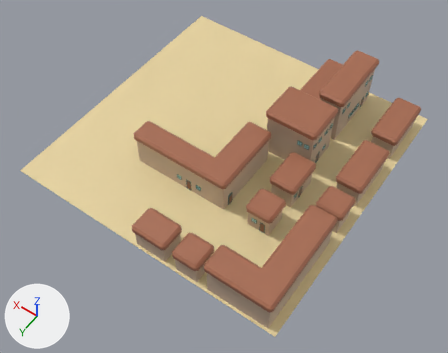
Before and after pictures for a commit that changed the glTF model Objects/Level_1/Level_1.gltf.
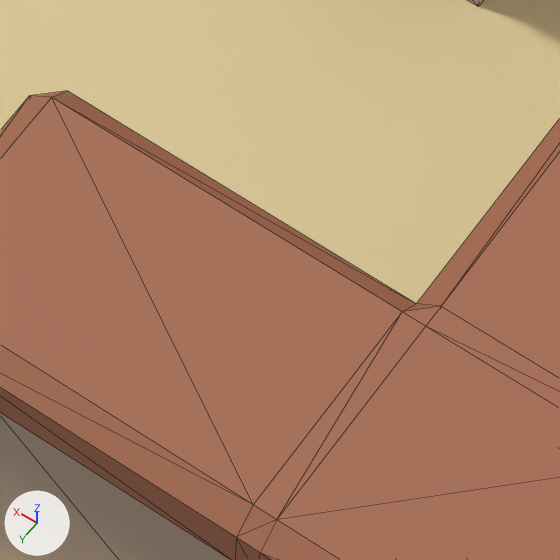
The first picture shows the older version from a camera (50 mm lens) standing at (-19.0, 83.0, 84.5) and looking at (19.7, 28.8, -0.6). The close-ups show both versions on the part from 48% to 62% of the width and 67% to 84% of the height of that picture; other places that the commit changed are outside them. The axes (+X, +Y, +Z) are drawn at lower left. The lights are the same throughout. The close-ups show mesh edges as thin lines. Where no turn or scale is listed for an object, it has been applied to the vertices.

Script lines for the objects in view, before the commit:
```python
me_base_002 = bpy.data.meshes.new('Base.002')
me_base_002.from_pydata(...)  # a box spanning x -1.0..0.46, y -1.0..1.0, z 0.0..3.4
me_base_002.materials.append(mat_wallmat)  # beige #cab19b
me_cube = bpy.data.meshes.new('Cube')
me_cube.from_pydata(...)  # 8 vertices, 12 faces; spans x -26.3..26.3, y -26.3..26.3, z -0.1..0.1
me_cube.materials.append(mat_floormaterial)  # beige #e7d39f
me_roof_004 = bpy.data.meshes.new('Roof.004')
me_roof_004.from_pydata(...)  # 54 vertices, 112 faces; spans x -2.4..9.4, y -5.2..13.5, z -0.4..0.8
me_roof_004.materials.append(mat_roofmat)  # brown #a76b50
ob_base_005 = bpy.data.objects.new('Base.005', me_base_002)
ob_base_005.location = (6.77, 46.26, 0.0)
ob_base_005.scale = (4.77, 2.0, 2.0)
ob_floor = bpy.data.objects.new('Floor', me_cube)
ob_floor.location = (22.77, 22.42, -0.05)
ob_roof_004 = bpy.data.objects.new('Roof.004', me_roof_004)
ob_roof_004.location = (0.0, 35.21, 6.44)
```
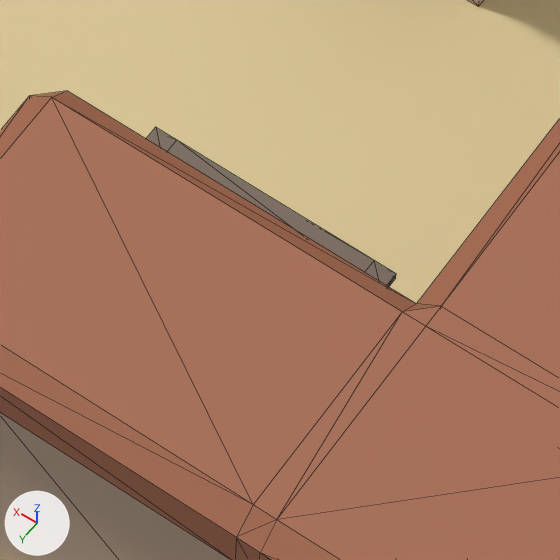
The edits, one by one:
Material 'BalconyRailingMat' (mat_balconyrailingmat) is new.
Its base color is (0.208, 0.157, 0.118) (brown #7e6e60).
Mesh me_balconyrailing_003 is new.
It has 32 vertices, 60 faces and spans x -2.33..2.28, y -0.07..1.72, z -0.03..0.11.
It uses material mat_balconyrailingmat (brown #7e6e60).
Object 'BalconyRailing.003' (ob_balconyrailing_003) is new; it shows me_balconyrailing_003.
Its location is (5.82, 42.69, 4.85).

Boxes [x1, y1, x2, y2] around the edits, measured in the close-ups (560 x 560 px):
'BalconyRailing.003', added (brown)
    after: [146, 127, 396, 287]
